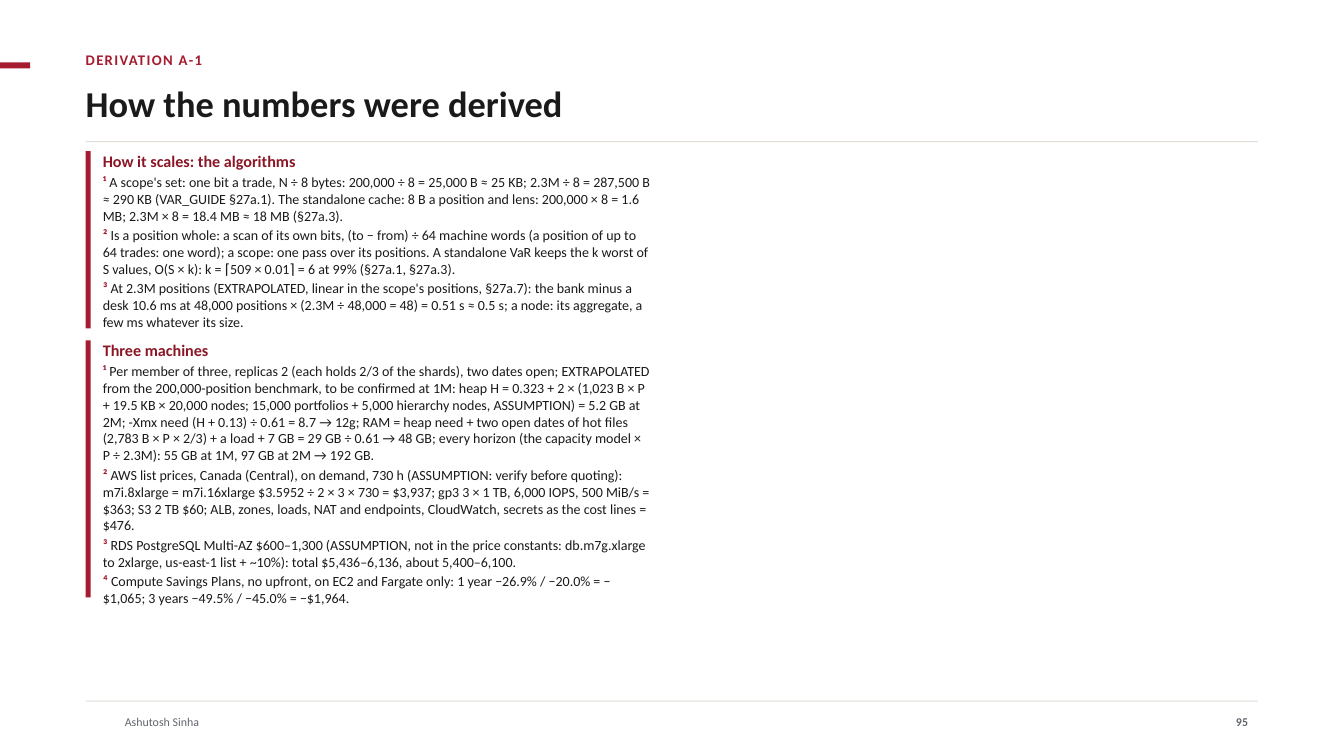
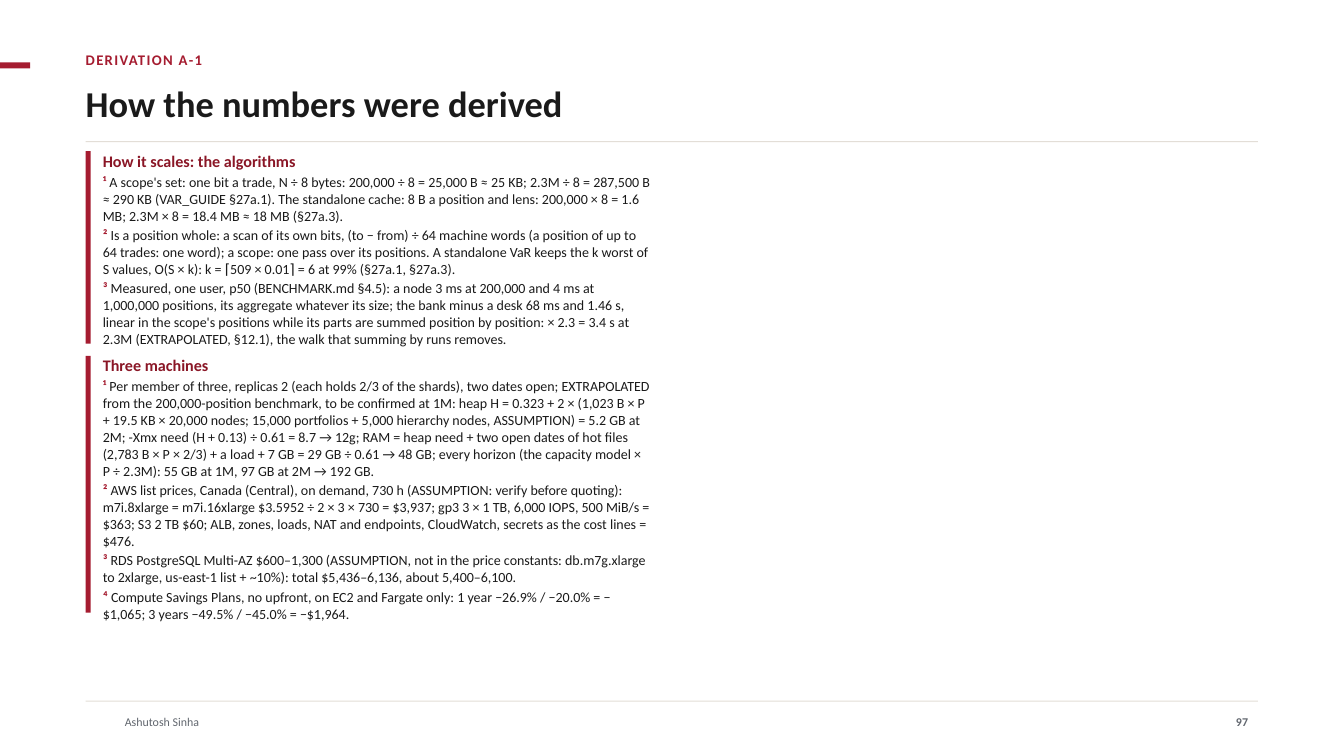
Before and after one commit to ajsinha/drishti, a slide deck: slide 97 of docs/publications/Drishti-Design-and-Evidence.pptx (slide 95 before the commit). Drawn at 1344x756 pixels with LibreOffice and Linux fonts; fonts in the diff are those of the drawing; background and template pictures are left out. Boxes give left, top, right and bottom in pixels: in the first picture for what was removed or moved away, otherwise in the second. Text is boxed around its words. In the diff, an @@ line names an element or a change of style, - is before the commit and + after.

Commit message:
Decks: 200,000 and 1,000,000 positions side by side (req/s, p99, first open, load, heap, RSS, disk against the formula, with the benchmark's charts); a new slide, where the time goes and what we do next; the cluster at 1M not measured on one machine

```diff
--- a/docs/publications/Drishti-Design-and-Evidence.pptx
+++ b/docs/publications/Drishti-Design-and-Evidence.pptx
@@ rectangle: place and size @@
-rectangle at (86, 151, 91, 329)
+rectangle at (86, 151, 91, 344)
@@ text at (103, 282, 629, 347): text changed @@
-³ At 2.3M positions (EXTRAPOLATED, linear in the scope's positions, §27a.7): the bank minus a desk 10.6 ms at 48,000 positions × (2.3M ÷ 48,000 = 48) = 0.51 s ≈ 0.5 s; a node: its aggregate, a few ms whatever its size.
+³ Measured, one user, p50 (BENCHMARK.md §4.5): a node 3 ms at 200,000 and 4 ms at 1,000,000 positions, its aggregate whatever its size; the bank minus a desk 68 ms and 1.46 s, linear in the scope's positions while its parts are summed position by position: × 2.3 = 3.4 s at 2.3M (EXTRAPOLATED, §12.1), the walk that summing by runs removes.
@@ rectangle: place and size @@
-rectangle at (86, 341, 91, 598)
+rectangle at (86, 356, 91, 613)
@@ text "Three machines": place and size @@
-text "Three machines" at (103, 344, 650, 606)
+text "Three machines" at (103, 359, 650, 622)
@@ page number at (1236, 718, 1248, 726): text changed @@
-95
+97
```
Also in this commit, not shown: 2 other slides changed, 2 slides added, 5 other files.
